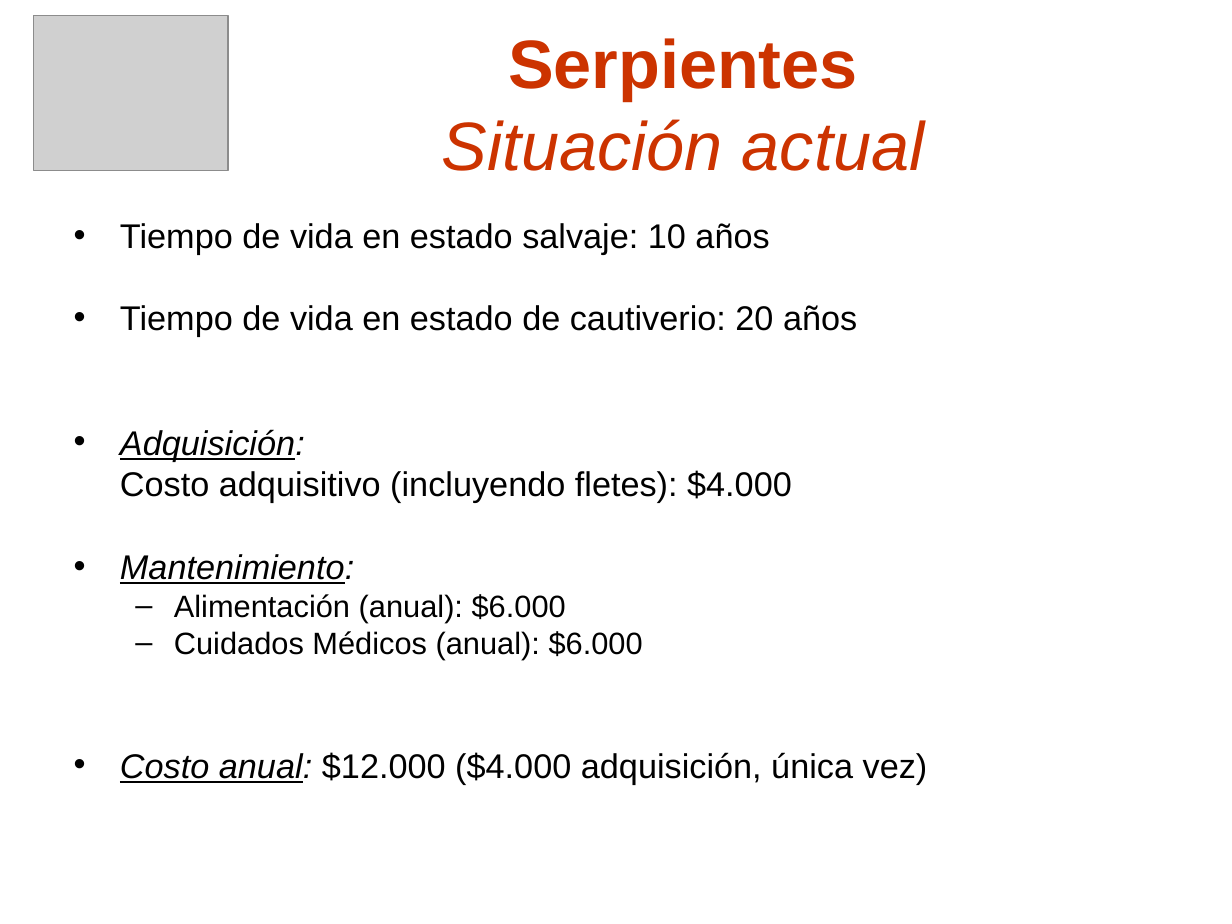
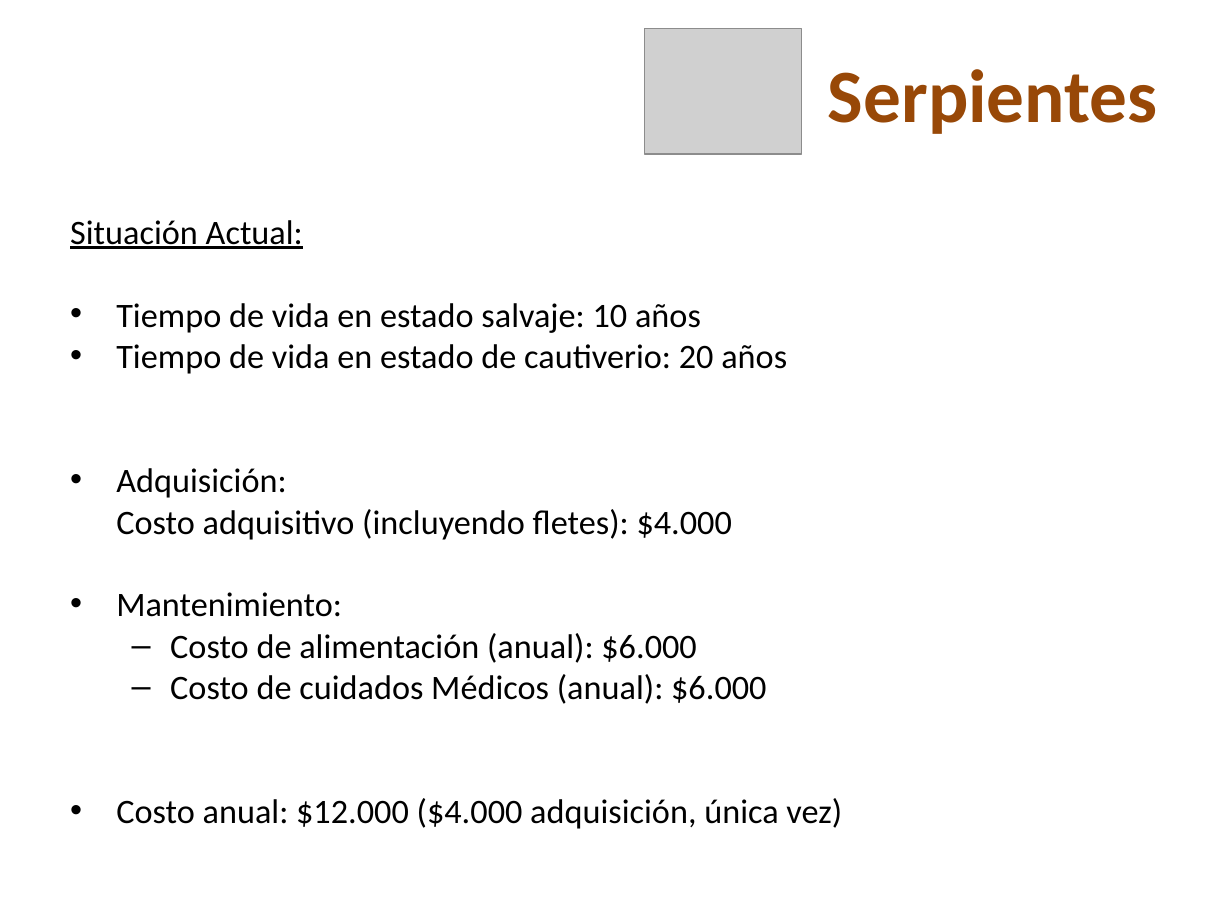
Before and after one commit to nicohen/taller-desarrollo-proyectos-i, a slide deck: slide 15 of Presentaciones/Demo Gerencial.ppt (slide 8 before the commit). Drawn at 1232x924 pixels with LibreOffice and Linux fonts; fonts in the diff are those of the drawing; grey boxes stand for pictures; background and template pictures are left out. Boxes give left, top, right and bottom in pixels: in the first picture for what was removed or moved away, otherwise in the second. Text is boxed around its words. In the diff, an @@ line names an element or a change of style, - is before the commit and + after.

```diff
--- a/Presentaciones/Demo Gerencial.ppt
+++ b/Presentaciones/Demo Gerencial.ppt
@@ picture: place and size @@
-picture at box(33, 16, 228, 171)
+picture at box(644, 28, 801, 154)
@@ title at box(828, 69, 1158, 134): text changed; size 40 to 44 pt; font Arial to Calibri; text colour #CC3300 to #984807; bold on; italic off @@
-Serpientes Situación actual
+Serpientes
@@ text at box(70, 220, 303, 249): paragraph added @@
+Situación Actual:
@@ text at box(116, 303, 842, 829): font Arial to Calibri in "Tiempo de vida en estado salvaje: 10 ...", "Tiempo de vida en estado de cautiverio: ...", "Adquisición:", "Costo adquisitivo (incluyendo fletes): $4.000" and 2 more places; italic off, underline off in "Adquisición:", "Mantenimiento:", "Costo anual:" @@
@@ text at box(170, 633, 766, 704): text changed; size 18 to 20 pt; font Arial to Calibri @@
-  – Alimentación (anual): $6.000
-  – Cuidados Médicos (anual): $6.000
+  – Costo de alimentación (anual): $6.000
+  – Costo de cuidados Médicos (anual): $6.000
```
Also in this commit, not shown: 13 other slides changed, 10 slides added, 4 slides removed.
